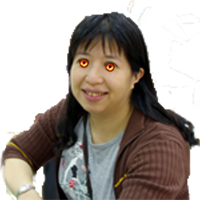
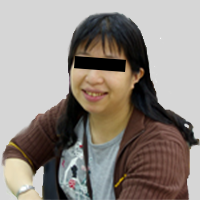
Layers edited between the first and the second 200 x 200 image:
showed "矩形 1" over (74, 56, 126, 72)
hid "Event Horizon _ 2" over (105, 63, 115, 72)
hid "Event Horizon" over (79, 59, 89, 68)
painted on "xingtin" over (0, 0, 200, 200)
